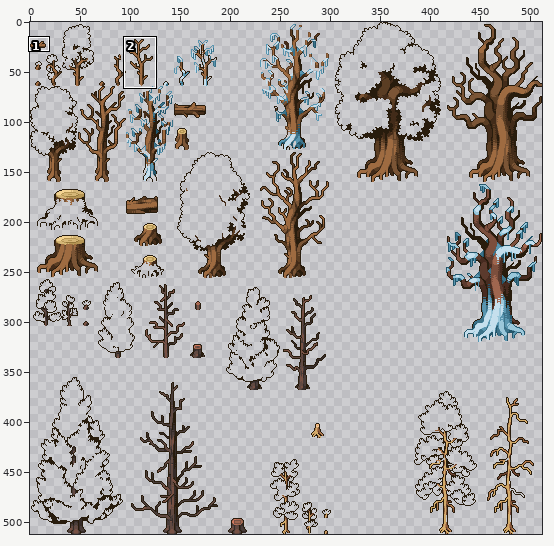
Two states of a pixel-art file, assets/environment/trees.aseprite. Above: a wide view before the commit, with the close-up outlined.
Close-up. As it was:
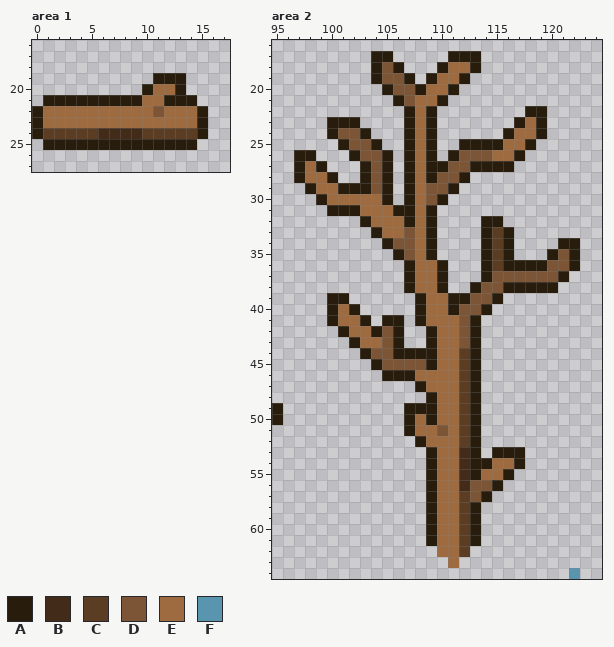
512x512 pixels, 1 frame. Colours within 5 levels of each other are drawn and written as one. Shown: area 1: x 0..17, y 16..27; area 2: x 95..124, y 16..64. The commit also changed other parts of the picture, which this record leaves out.
Palette (. is transparent): A #281c0d  B #422b19  C #5a3d23  D #7b5536  E #9e6b41  F #5995af
Pixels before, area 1, first column x 0:
19 ...........AAA..
20 ..........AEEA..
21 .AAAAAAAAAEEAAA.
22 AEEEEEEEEEEDEEEA
23 AEEEEEEEEEEEEEEA
24 ACCCCCBBBBCCCCCA
25 .AAAAAAAAAAAAAA.
Pixels before, area 2, first column x 95:
17 .........AA.....AAA.........
18 .........ADA...AEEA.........
19 .........ADDA.AEEA..........
20 ..........ADDAEEA...........
21 ...........ADEEA............
22 ............AEA........AA...
23 .....AAA....AEA.......AEA...
24 .....ADDA...AEA......AEEA...
25 ......ADDA..AEA..AAAAEEA....
26 ..AA...ADDA.AEA.ADDDEEA.....
27 ..AEA...ADA.AEAADDAAAA......
28 ..AEEA..ADA.AEADDA..........
29 ...AEEAAADA.AEDDA...........
30 ....AEEEEEA.AEDA............
31 .....AAAEEEAAEA.............
32 ........AEEEAEA....AA.......
33 .........AEEDEA....ACA......
34 ..........ADDEA....ACA....AA
35 ...........ADEA....ACA...ADA
36 ............AEEA...ACAAAADDA
37 ............AEEA...ADDDDDDA.
38 ............AEEA..ADDAAAAA..
39 .....AA......AEEAADDA.......
40 .....AEA.....AEEADDA........
41 .....AEEA.AA.AEEEDA.........
42 ......AEEADA..AEEDA.........
43 .......AEEDA..AEEDA.........
44 ........ADDAAAAEECA.........
45 .........ADDDDAEECA.........
46 ..........AAAEEEECA.........
47 .............AEEECA.........
48 ..............AEECA.........
49 A...........AAAEECA.........
50 A...........AEAEECA.........
51 ............AEEDECA.........
52 .............AEEECA.........
53 ..............AEEBA.AAA.....
54 ..............AEEBAAEEA.....
55 ..............AEEBAEEA......
56 ..............AEEBDDA.......
57 ..............AEECDA........
58 ..............AEECA.........
59 ..............AEECA.........
60 ..............AEECA.........
61 ..............AEECA.........
62 ...............EEC..........
63 ................E...........
64 ...........................F
The same view after the edit:
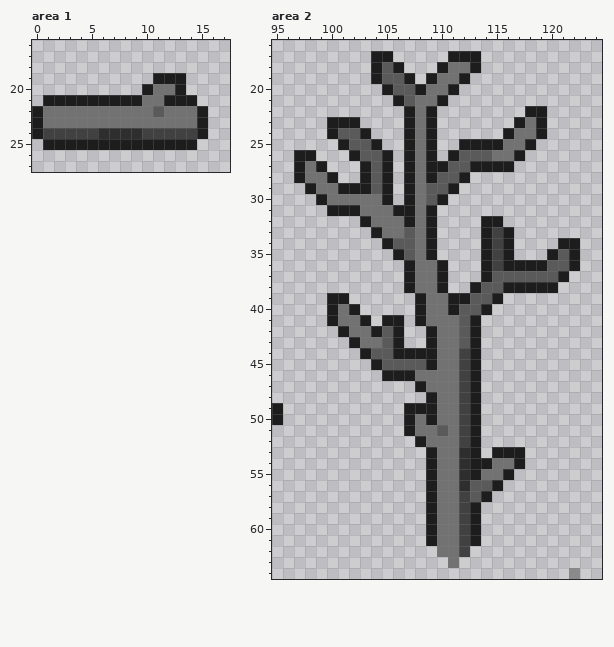
The edit:
{"colour":"A","old":"#281c0d","new":"#1d1d1d"}
{"colour":"B","old":"#422b19","new":"#2e2e2e"}
{"colour":"C","old":"#5a3d23","new":"#414141"}
{"colour":"D","old":"#7b5536","new":"#5a5a5a"}
{"colour":"E","old":"#9e6b41","new":"#727272"}
{"colour":"F","old":"#5995af","new":"#8a8a8a"}
{"label":"changed","picture_box":[32,73,208,150]}
{"label":"changed","picture_box":[294,51,580,568]}
{"label":"changed","picture_box":[272,403,283,425]}
{"label":"changed","picture_box":[569,568,580,579]}
